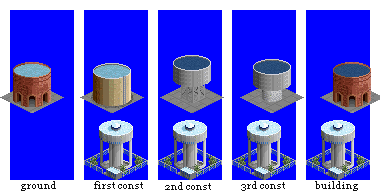
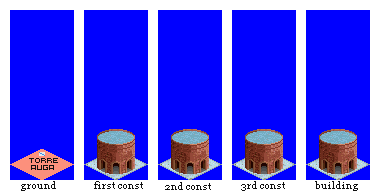
Layers edited between the first and the second 380x191 image:
removed layer "Capa pegada" over [0, 55, 380, 113]
added layer "02_SNOW" above "02" over [94, 129, 364, 180]
added layer "02" above "01_SNOW" over [94, 129, 364, 180]
renamed "WATER_TOWER_SNOW" to "01_SNOW", hid it over [84, 120, 370, 180]
renamed "WATER_TOWER" to "01", hid it, painted on it over [84, 120, 370, 180]
added layer "NEVE" above "HERBA" over [84, 149, 370, 180]
added layer "HERBA" above "BACKGROUND" over [84, 149, 370, 180]
painted on "BACKGROUND" over [10, 149, 74, 180]
